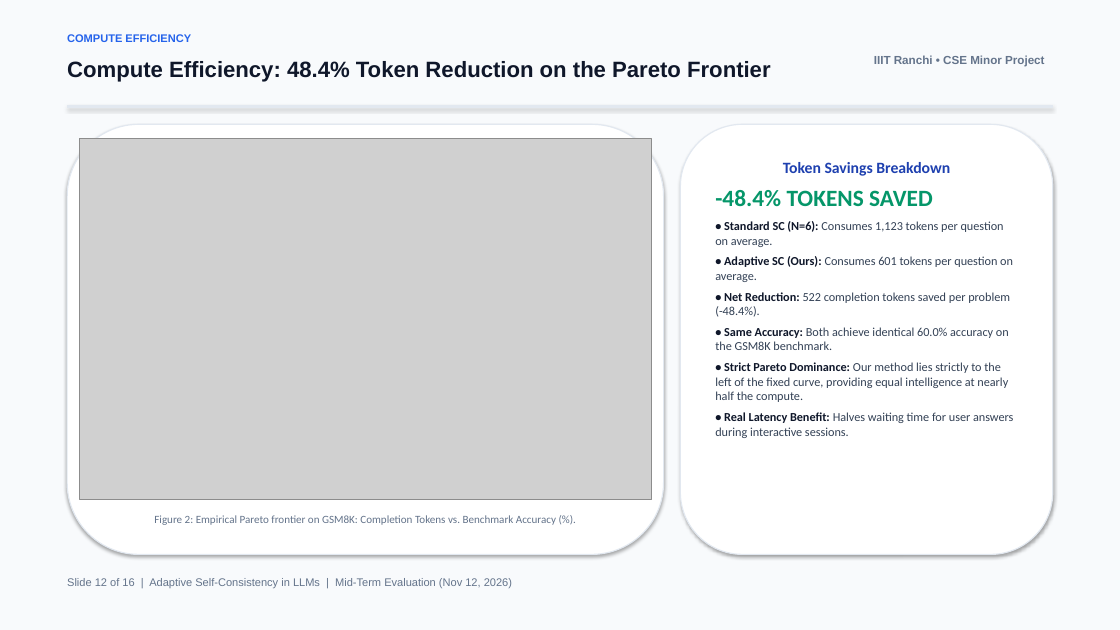
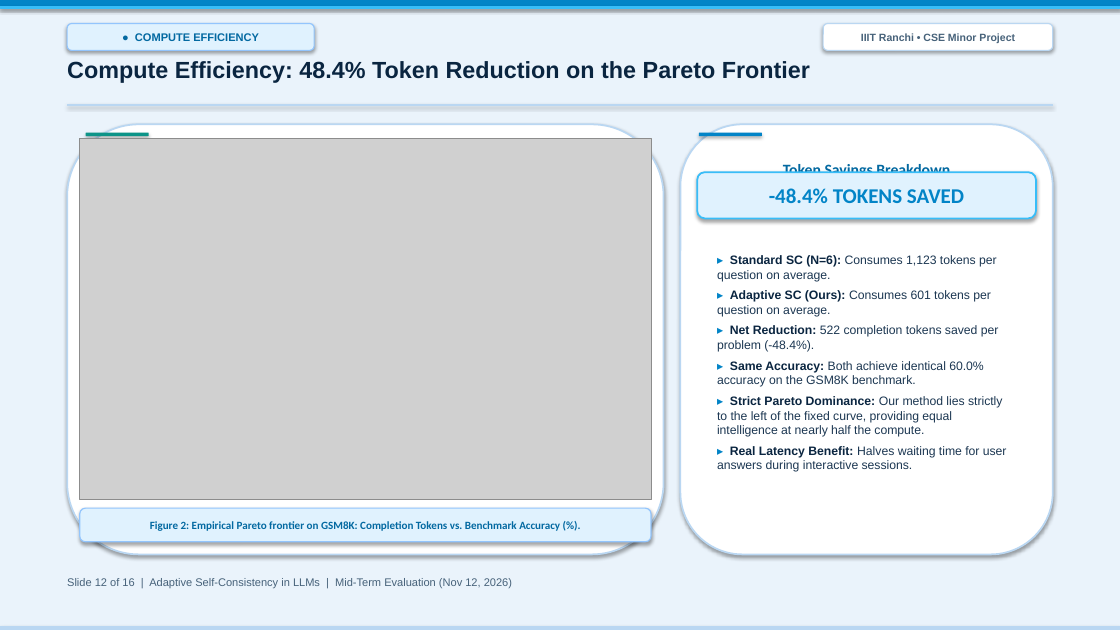
Before and after one commit to AbhinavKr0110/minor_project, a slide deck: slide 12 of presentation.pptx. Drawn at 1120x630 pixels with LibreOffice and Linux fonts; fonts in the diff are those of the drawing; grey boxes stand for pictures. Boxes give left, top, right and bottom in pixels: in the first picture for what was removed or moved away, otherwise in the second. Text is boxed around its words. In the diff, an @@ line names an element or a change of style, - is before the commit and + after.

```diff
--- a/presentation.pptx
+++ b/presentation.pptx
@@ rectangle at <box>0,0,1120,630</box>: fill #F8FAFC to #EAF3FB; outline #F8FAFC 0.75 pt to #EAF3FB 0.75 pt @@
@@ rectangle added at <box>0,0,1120,7</box>, fill #0284C7, outline #0284C7 0.75 pt @@
@@ rectangle added at <box>0,7,1120,8</box>, fill #38BDF8, outline #38BDF8 0.75 pt @@
@@ rounded rectangle "● COMPUTE EFFICIENCY": place and size @@
-rounded rectangle "● COMPUTE EFFICIENCY" at <box>67,34,191,42</box>
+rounded rectangle "● COMPUTE EFFICIENCY" at <box>67,24,314,50</box>
@@ rounded rectangle "● COMPUTE EFFICIENCY" at <box>67,24,314,50</box>: vertical alignment top to middle; fill none to #E0F2FE; outline none to #93C5FD 1 pt; shadow on @@
@@ rounded rectangle "IIIT Ranchi • CSE Minor ...": place and size @@
-rounded rectangle "IIIT Ranchi • CSE Minor ..." at <box>874,55,1044,67</box>
+rounded rectangle "IIIT Ranchi • CSE Minor ..." at <box>823,24,1053,50</box>
@@ rounded rectangle "IIIT Ranchi • CSE Minor ..." at <box>823,24,1053,50</box>: size 10 to 9 pt, text colour #64748B to #47627A; alignment right to centre; vertical alignment top to middle; fill none to #FFFFFF; outline none to #BAD7F2 1 pt; shadow on @@
@@ text "Compute Efficiency: 48.4% Token Reduction ..." at <box>67,61,810,83</box>: size 19 to 20 pt, text colour #0F172A to #0A2540 @@
@@ text in rounded rectangle at <box>135,33,259,41</box>: text changed; text colour #2563EB to #0369A1 @@
-COMPUTE EFFICIENCY
+● COMPUTE EFFICIENCY
@@ rectangle at <box>67,104,1053,106</box>: fill #E2E8F0 to #BAD7F2; outline #E2E8F0 0.75 pt to #BAD7F2 0.75 pt @@
@@ rounded rectangle at <box>67,124,664,555</box>: outline #E2E8F0 1 pt to #BAD7F2 1.5 pt @@
@@ rounded rectangle added at <box>86,133,149,136</box>, fill #0D9488 @@
@@ rounded rectangle "Token Savings Breakdown" at <box>681,124,1053,555</box>: outline #E2E8F0 1 pt to #BAD7F2 1.5 pt @@
@@ rounded rectangle added at <box>699,133,762,136</box>, fill #0284C7 @@
@@ rounded rectangle added at <box>697,172,1036,218</box>, fill #E0F2FE, outline #38BDF8 1.5 pt, 18 pt, text #0284C7, bold @@
+-48.4% TOKENS SAVED
@@ text in rounded rectangle at <box>783,164,950,173</box>: text colour #1E40AF to #0369A1 in "Token Savings Breakdown" @@
@@ text in rounded rectangle at <box>717,255,1007,472</box>: text changed; font Calibri to Arial; text colour #334155 to #1C3752 @@
--48.4% TOKENS SAVED
-• Standard SC (N=6): Consumes 1,123 tokens per question on average.
-• Adaptive SC (Ours): Consumes 601 tokens per question on average.
-• Net Reduction: 522 completion tokens saved per problem (-48.4%).
-• Same Accuracy: Both achieve identical 60.0% accuracy on the GSM8K benchmark.
-• Strict Pareto Dominance: Our method lies strictly to the left of the fixed curve, providing equal intelligence at nearly half the compute.
-• Real Latency Benefit: Halves waiting time for user answers during interactive sessions.
+▸ Standard SC (N=6): Consumes 1,123 tokens per question on average.
+▸ Adaptive SC (Ours): Consumes 601 tokens per question on average.
+▸ Net Reduction: 522 completion tokens saved per problem (-48.4%).
+▸ Same Accuracy: Both achieve identical 60.0% accuracy on the GSM8K benchmark.
+▸ Strict Pareto Dominance: Our method lies strictly to the left of the fixed curve, providing equal intelligence at nearly half the compute.
+▸ Real Latency Benefit: Halves waiting time for user answers during interactive sessions.
@@ rounded rectangle "Figure 2: Empirical Pareto frontier ...": place and size @@
-rounded rectangle "Figure 2: Empirical Pareto frontier ..." at <box>154,515,556,525</box>
+rounded rectangle "Figure 2: Empirical Pareto frontier ..." at <box>80,508,651,542</box>
@@ rounded rectangle "Figure 2: Empirical Pareto frontier ..." at <box>80,508,651,542</box>: text colour #64748B to #0369A1, bold on; vertical alignment top to middle; fill none to #E0F2FE; outline none to #93C5FD 1 pt; shadow on @@
@@ text "Slide 12 of 16 | ..." at <box>67,578,512,588</box>: text colour #64748B to #47627A @@
@@ rectangle added at <box>0,627,1120,630</box>, fill #BAD7F2, outline #BAD7F2 0.75 pt @@
```
Also in this commit, not shown: 15 other slides changed, 4 other files.
